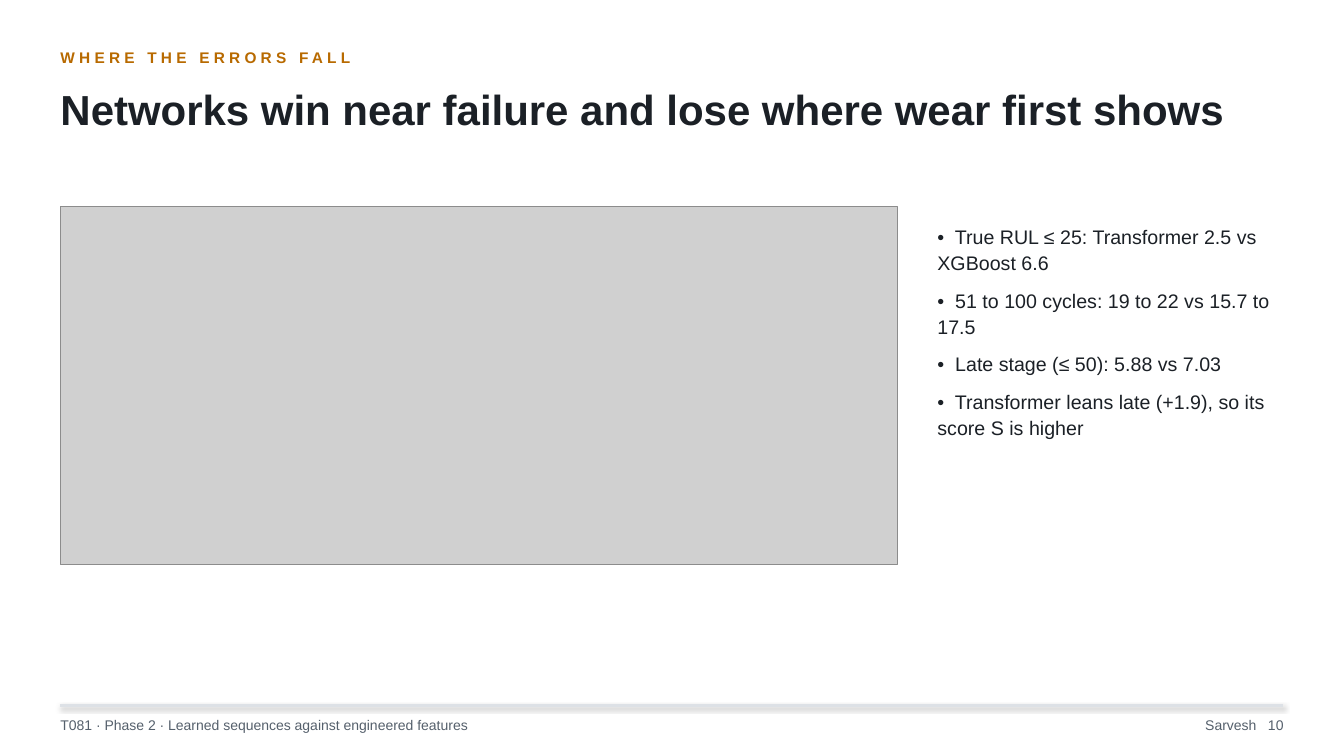
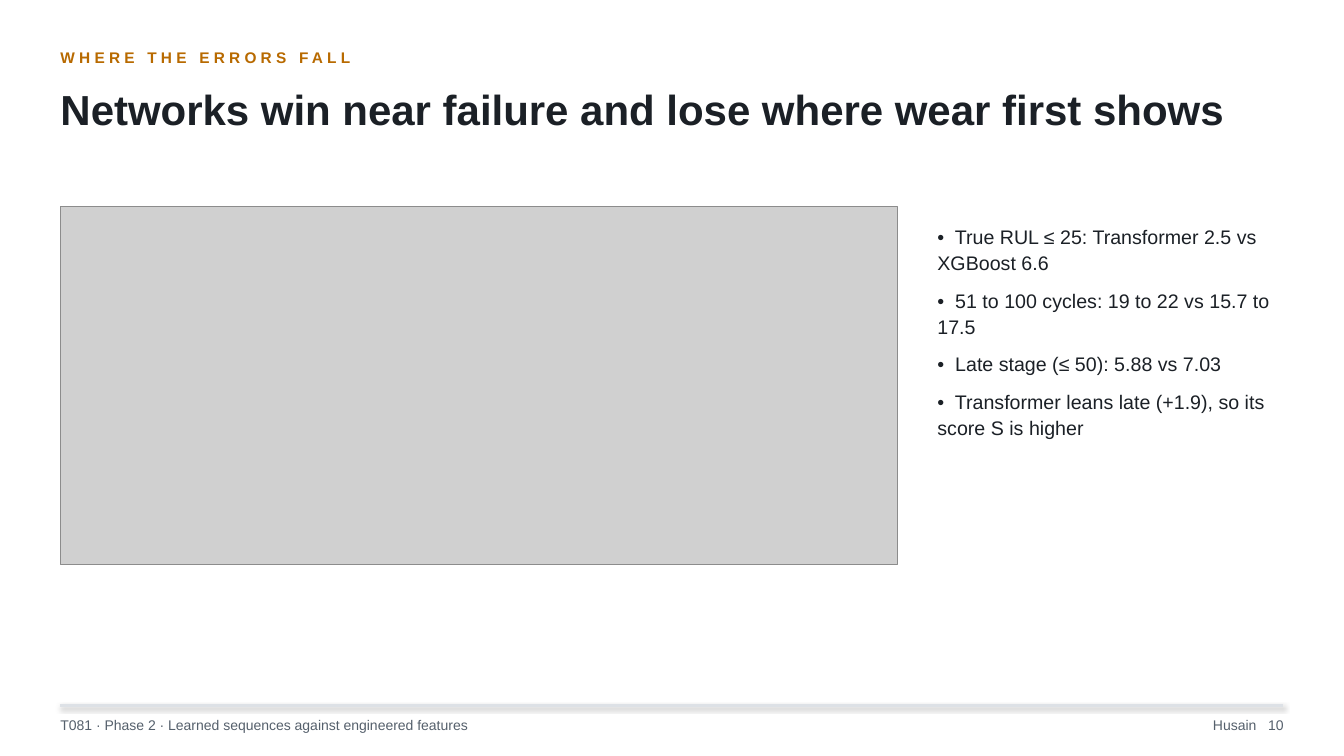
Before and after one commit to sarveshcore/t081-rul-prediction, a slide deck: slide 10 of slides/phase2_slides.pptx. Drawn at 1344x756 pixels with LibreOffice and Linux fonts; fonts in the diff are those of the drawing; grey boxes stand for pictures. Boxes give left, top, right and bottom in pixels: in the first picture for what was removed or moved away, otherwise in the second. Text is boxed around its words. In the diff, an @@ line names an element or a change of style, - is before the commit and + after.

```diff
--- a/slides/phase2_slides.pptx
+++ b/slides/phase2_slides.pptx
@@ text at (x1=1213, y1=720, x2=1284, y2=730): text changed @@
-Sarvesh 10
+Husain 10
```
Also in this commit, not shown: 6 other slides changed, 3 other files.
